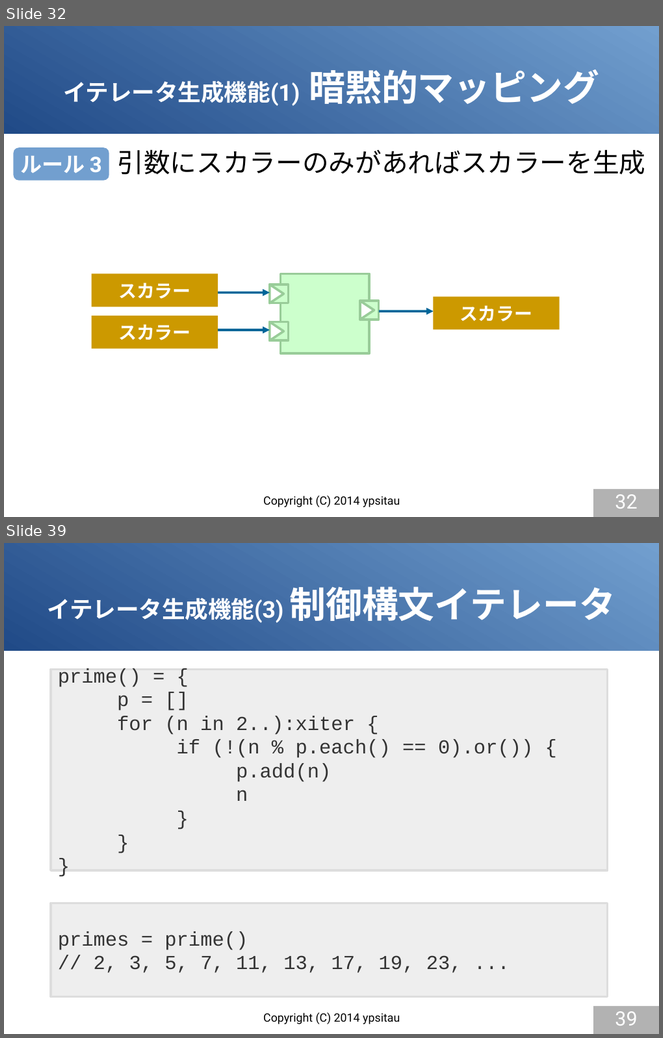
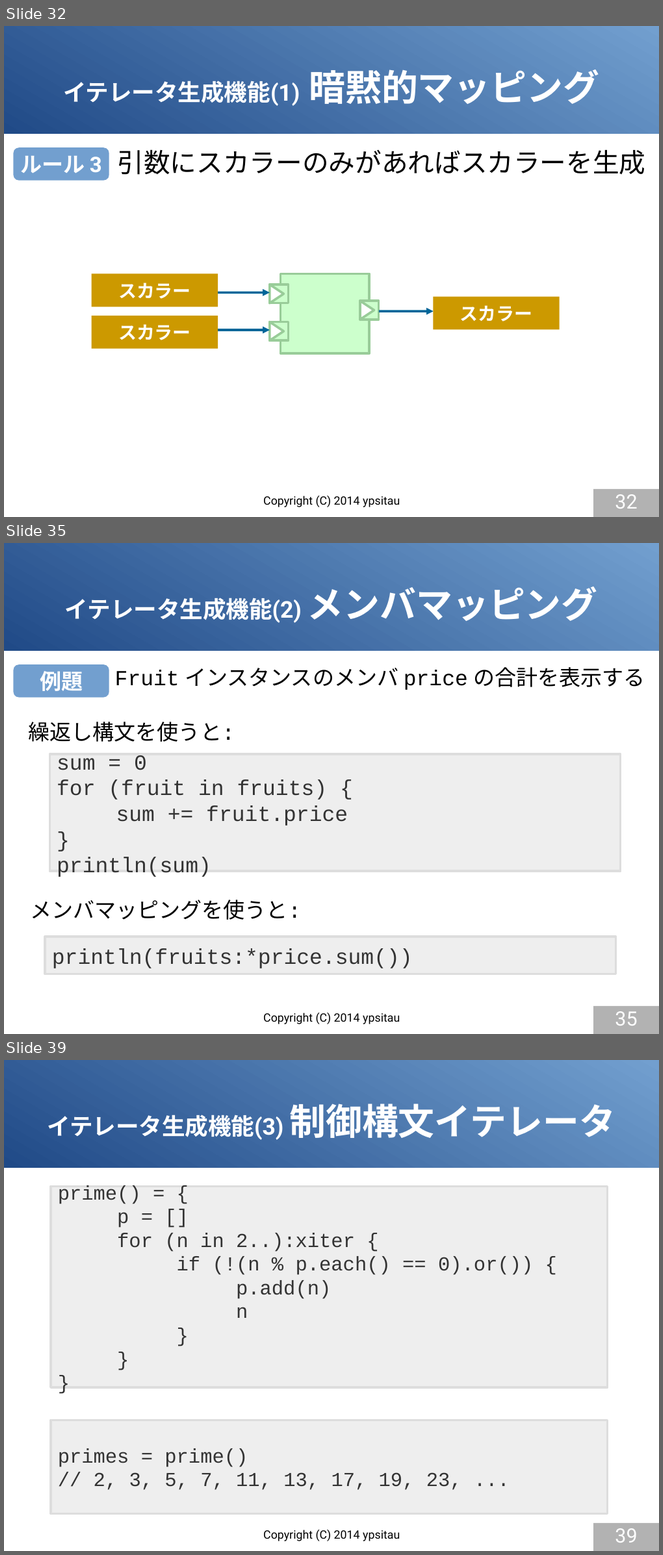
Before and after one commit to gura-lang/gura-doc, a slide deck: presentation/gura-introduction.odp. Shown one above the other, each under a label of ours: slides 32 and 39 before the commit, slides 32, 35 and 39 after it; the slides between them are not shown. The pictures are 663x1038 and 663x1555 pixels, drawn with LibreOffice and Linux fonts; fonts in the diff are those of the drawing. Boxes give left, top, right and bottom in pixels: in the first picture for what was removed or moved away, otherwise in the second. Text is boxed around its words. In the diff, an @@ line names an element or a change of style, - is before the commit and + after.

```diff
--- a/presentation/gura-introduction.odp
+++ b/presentation/gura-introduction.odp
@@ slide 35 added at [4,543,659,1034], background #FFFFFF; not listed: 1 template element that a slide beside it also shows @@
@@ title added at [65,587,598,623], 28 pt, text #FFFFFF, bold @@
+イテレータ生成機能(2) メンバマッピング
@@ rounded rectangle added at [14,665,109,698], fill #729FCF, 26 pt, text #FFFFFF, bold @@
+例題
@@ text added at [115,667,645,690], 26 pt, text #000000 @@
+Fruit インスタンスのメンバ price の合計を表示する
@@ text added at [29,722,235,742], 26 pt, text #000000 @@
+繰返し構文を使うと:
@@ rectangle added at [50,755,621,872], fill #EEEEEE, outline #DDDDDD 2.83 pt, 26 pt, text #333333 @@
+sum = 0
+for (fruit in fruits) {
+sum += fruit.price
+}
+println(sum)
@@ text added at [31,900,302,920], 26 pt, text #000000 @@
+メンバマッピングを使うと:
@@ rectangle added at [45,937,616,975], fill #EEEEEE, outline #DDDDDD 2.83 pt, 26 pt, text #333333 @@
+println(fruits:*price.sum())
@@ page number added at [594,1006,659,1034], fill #B2B2B2, 24 pt, text #FFFFFF @@
+35
@@ text added at [263,1013,400,1025], 14 pt, text #000000 @@
+Copyright (C) 2014 ypsitau
```
Also in this commit, not shown: 6 slides changed, 1 slide removed.
